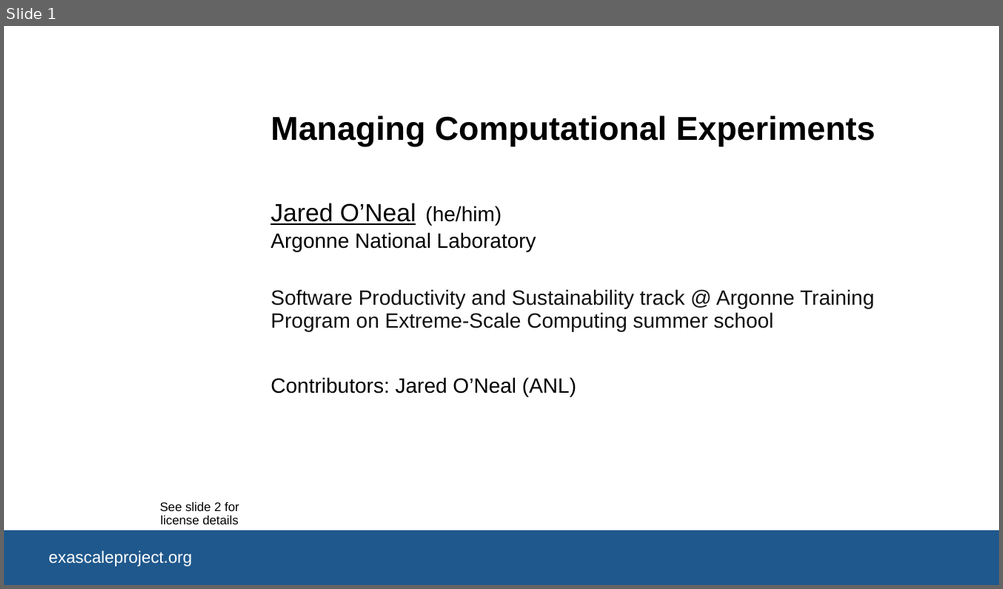
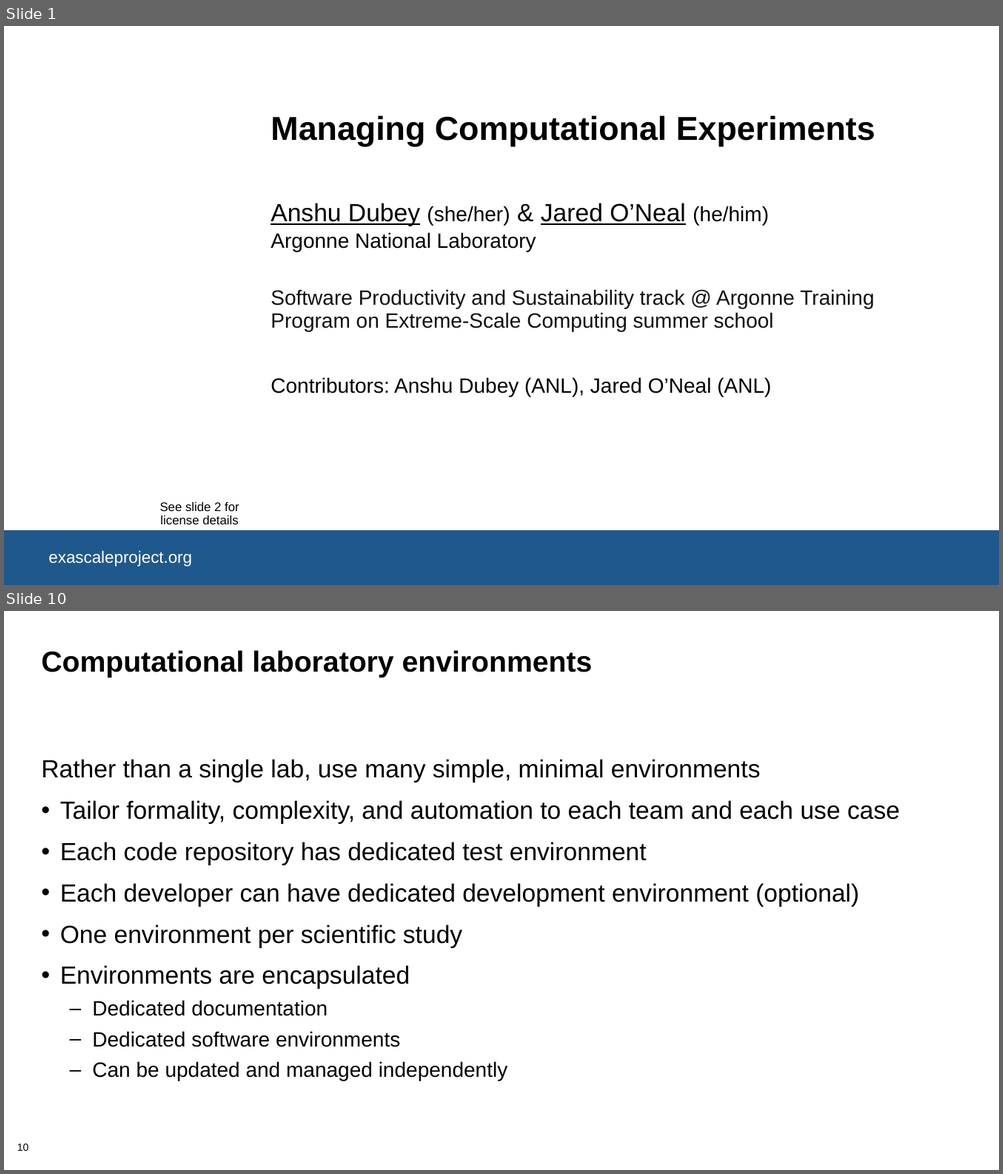
Before and after one commit to bssw-tutorial/presentations, a slide deck: computational-expts.pptx. Shown one above the other, each under a label of ours: slide 1 before the commit, slides 1 and 10 after it; the slides between them are not shown. The pictures are 1003x589 and 1003x1174 pixels, drawn with LibreOffice and Linux fonts; fonts in the diff are those of the drawing; background and template pictures are left out. Boxes give left, top, right and bottom in pixels: in the first picture for what was removed or moved away, otherwise in the second. Text is boxed around its words. In the diff, an @@ line names an element or a change of style, - is before the commit and + after.

Commit message:
(Issue #132) Rough skeleton of Jared's content.  This is likely too much content for 30 minutes.

```diff
--- a/computational-expts.pptx
+++ b/computational-expts.pptx
@@ slide 10 added at <box>4,611,999,1170</box>, background #FFFFFF @@
@@ title added at <box>41,650,592,678</box>, 28 pt, text #000000, bold @@
+Computational laboratory environments
@@ text added at <box>41,759,899,1081</box>, 24 pt, text #000000 @@
+Rather than a single lab, use many simple, minimal environments
+• Tailor formality, complexity, and automation to each team and each use case
+• Each code repository has dedicated test environment
+• Each developer can have dedicated development environment (optional)
+• One environment per scientific study
+• Environments are encapsulated
+  – Dedicated documentation
+  – Dedicated software environments
+  – Can be updated and managed independently
@@ page number added at <box>17,1144,29,1151</box>, 10 pt, text #000000 @@
+10
@@ slide 1 changed as well @@
@@ text at <box>270,203,768,227</box>: text changed @@
-Jared O’Neal
+Anshu Dubey (she/her) & Jared O’Neal (he/him)
@@ text removed at <box>425,206,501,225</box> @@
-(he/him)
@@ text at <box>270,378,771,397</box>: text changed @@
-Contributors: Jared O’Neal (ANL)
+Contributors: Anshu Dubey (ANL), Jared O’Neal (ANL)
```
Also in this commit, not shown: 17 other slides added.
